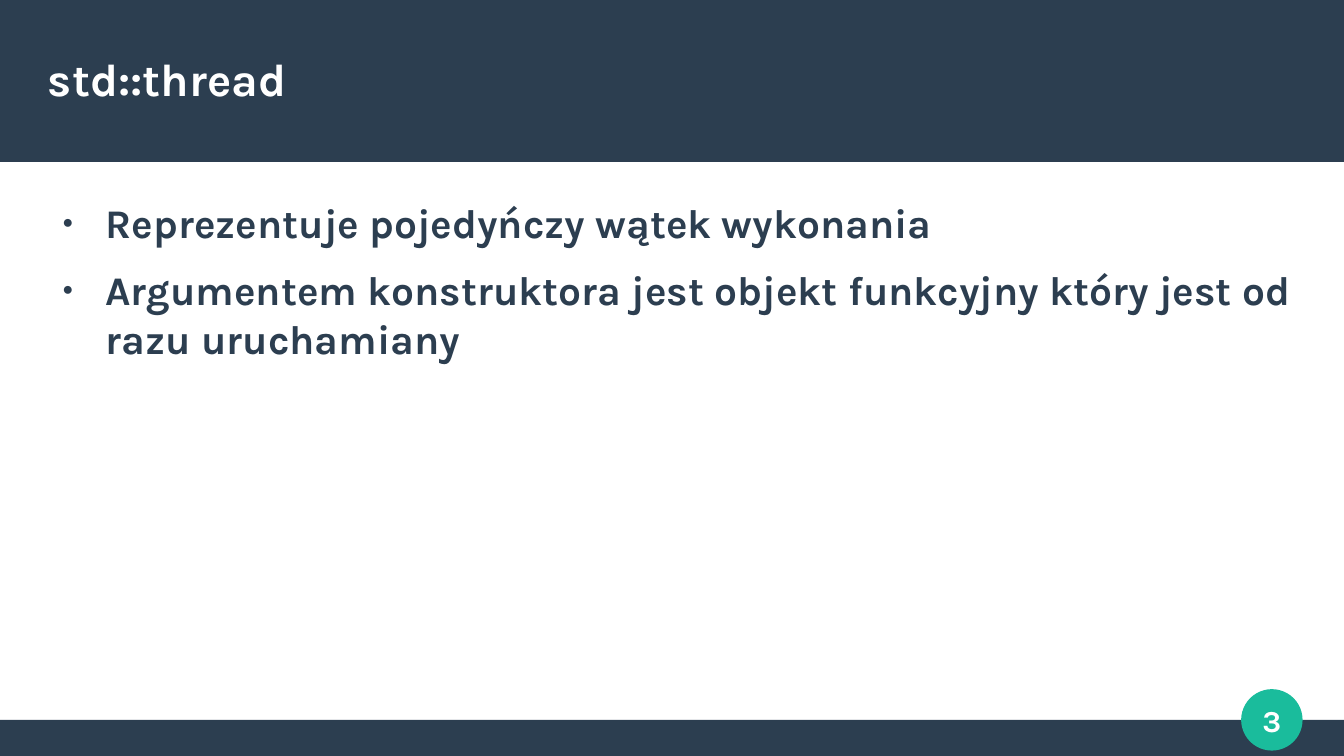
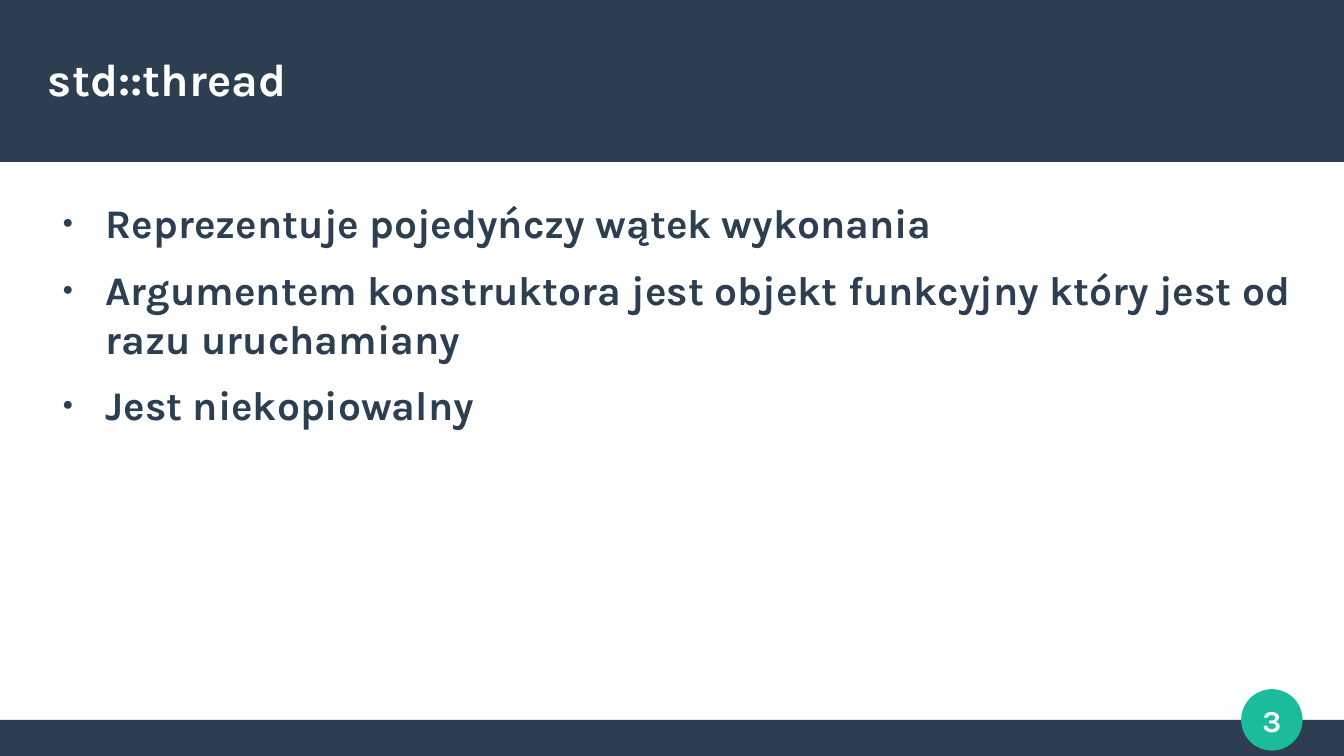
Before and after one commit to Crustacean1/Nitkowce, a slide deck: slide 3 of Prezka/Threads.odp. Drawn at 1344x756 pixels with LibreOffice and Linux fonts; fonts in the diff are those of the drawing. Boxes give left, top, right and bottom in pixels: in the first picture for what was removed or moved away, otherwise in the second. Text is boxed around its words. In the diff, an @@ line names an element or a change of style, - is before the commit and + after.

```diff
--- a/Prezka/Threads.odp
+++ b/Prezka/Threads.odp
@@ text at [106,391,474,430]: paragraph added @@
+● Jest niekopiowalny
```
Also in this commit, not shown: 1 other slide changed, 7 other files.
